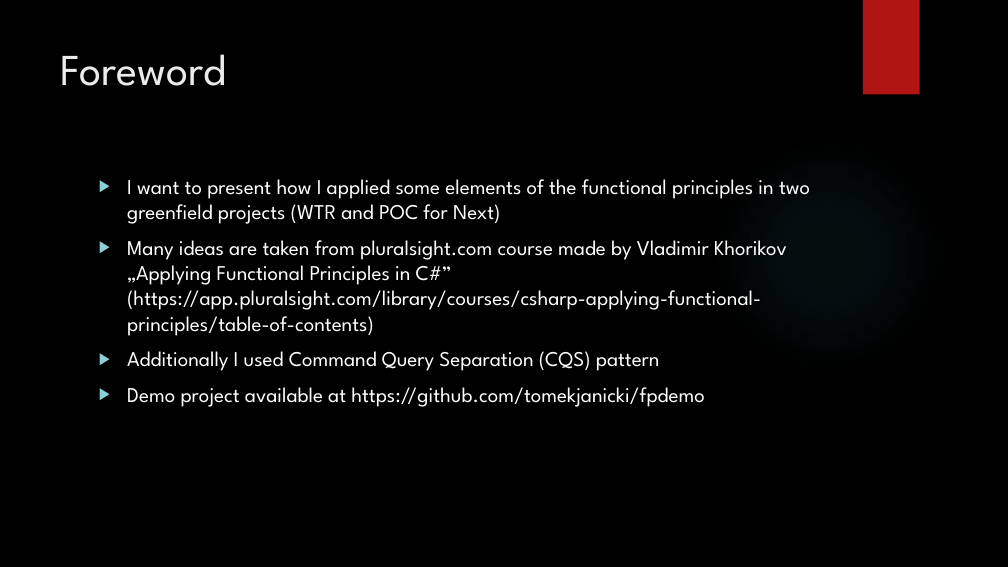
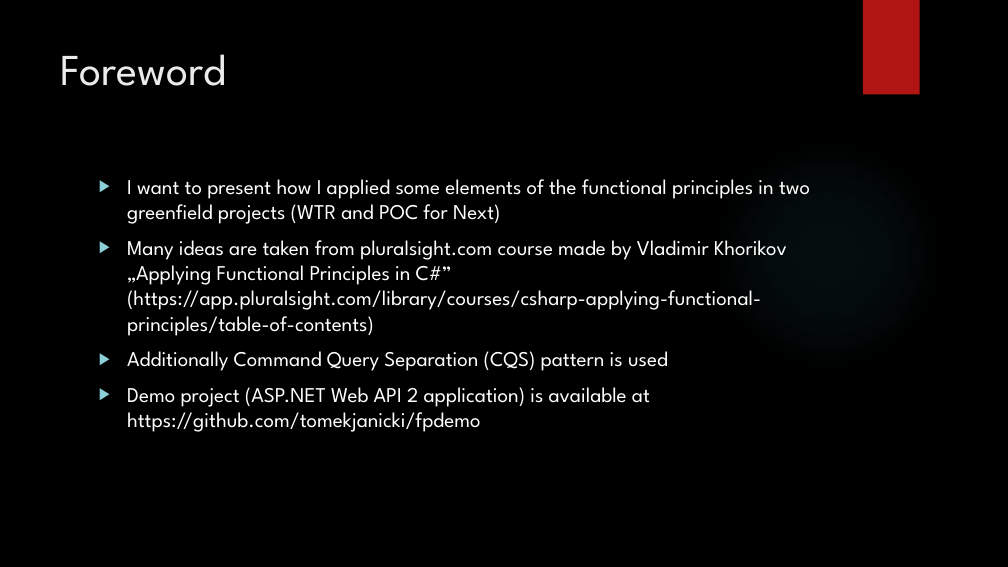
Before and after one commit to tomekjanicki/fpdemo, a slide deck: slide 2 of Presentation.pptx. Drawn at 1008x567 pixels with LibreOffice and Linux fonts; fonts in the diff are those of the drawing; background and template pictures are left out. Boxes give left, top, right and bottom in pixels: in the first picture for what was removed or moved away, otherwise in the second. Text is boxed around its words. In the diff, an @@ line names an element or a change of style, - is before the commit and + after.

```diff
--- a/Presentation.pptx
+++ b/Presentation.pptx
@@ text at (x1=127, y1=351, x2=668, y2=432): text changed @@
-▶ Additionally I used Command Query Separation (CQS) pattern
-▶ Demo project available at https://github.com/tomekjanicki/fpdemo
+▶ Additionally Command Query Separation (CQS) pattern is used
+▶ Demo project (ASP.NET Web API 2 application) is available at https://github.com/tomekjanicki/fpdemo
```
Also in this commit, not shown: 9 other slides changed, 1 slide added, 1 slide removed.
